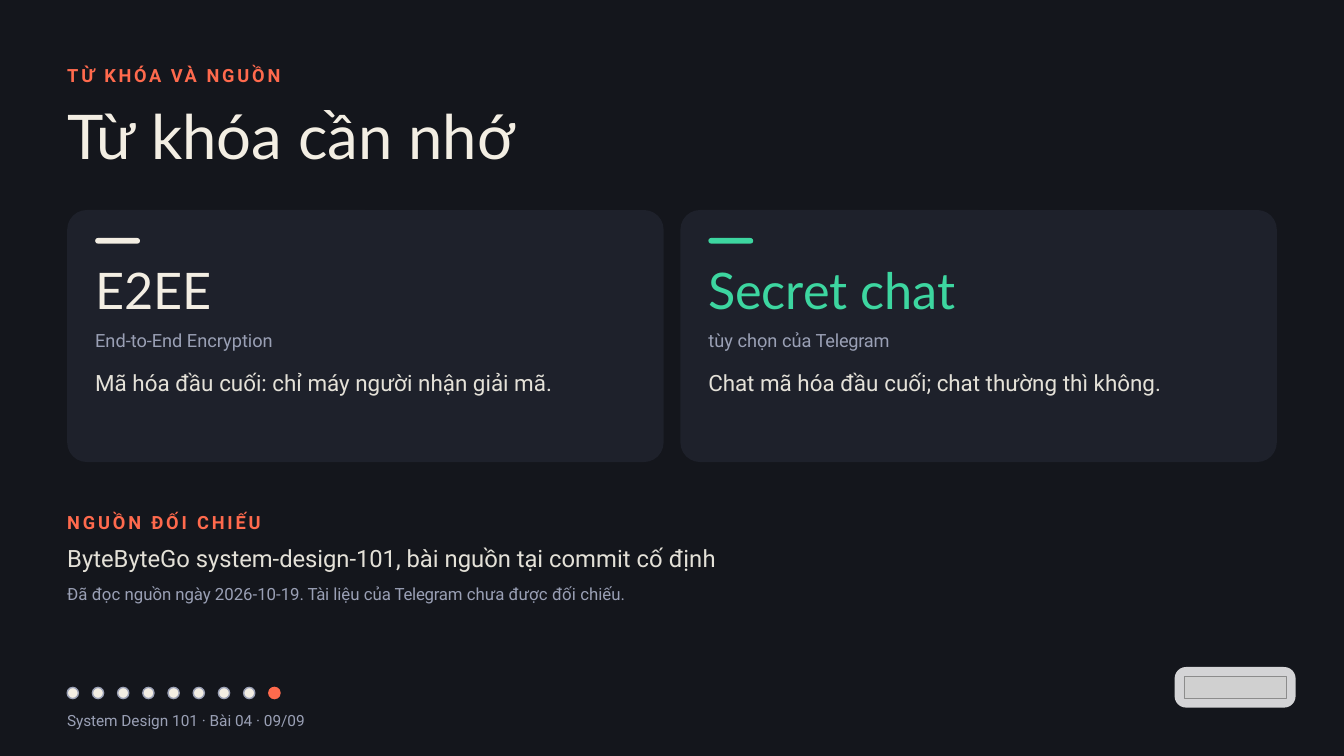
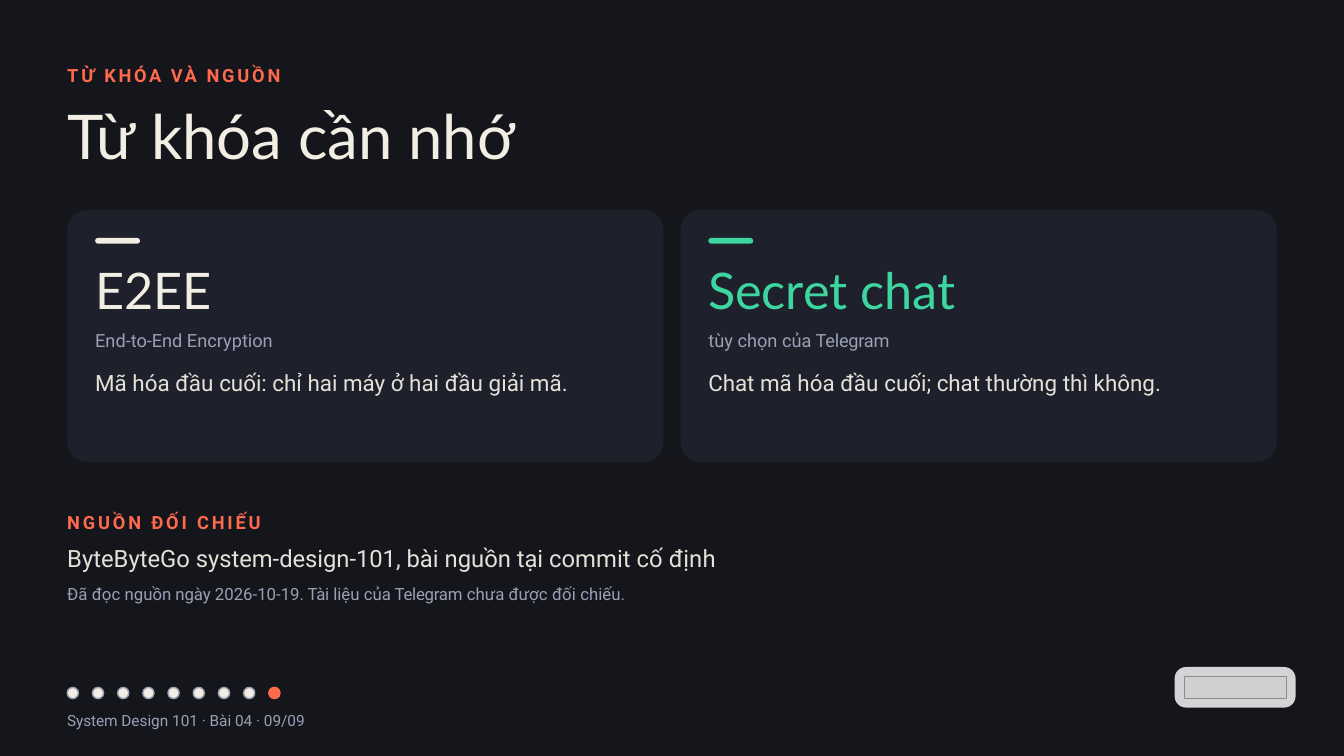
Before and after one commit to vohoailinh90/tool-marketing-studio, a slide deck: slide 9 of system-design-101/vi/lessons/sd-02-004/slides/sd-02-004.pptx. Drawn at 1344x756 pixels with LibreOffice and Linux fonts; fonts in the diff are those of the drawing; grey boxes stand for pictures. Boxes give left, top, right and bottom in pixels: in the first picture for what was removed or moved away, otherwise in the second. Text is boxed around its words. In the diff, an @@ line names an element or a change of style, - is before the commit and + after.

```diff
--- a/system-design-101/vi/lessons/sd-02-004/slides/sd-02-004.pptx
+++ b/system-design-101/vi/lessons/sd-02-004/slides/sd-02-004.pptx
@@ text at bbox=[95, 372, 568, 396]: text changed @@
-Mã hóa đầu cuối: chỉ máy người nhận giải mã.
+Mã hóa đầu cuối: chỉ hai máy ở hai đầu giải mã.
```
Also in this commit, not shown: 3 other slides changed, 3 other files.
